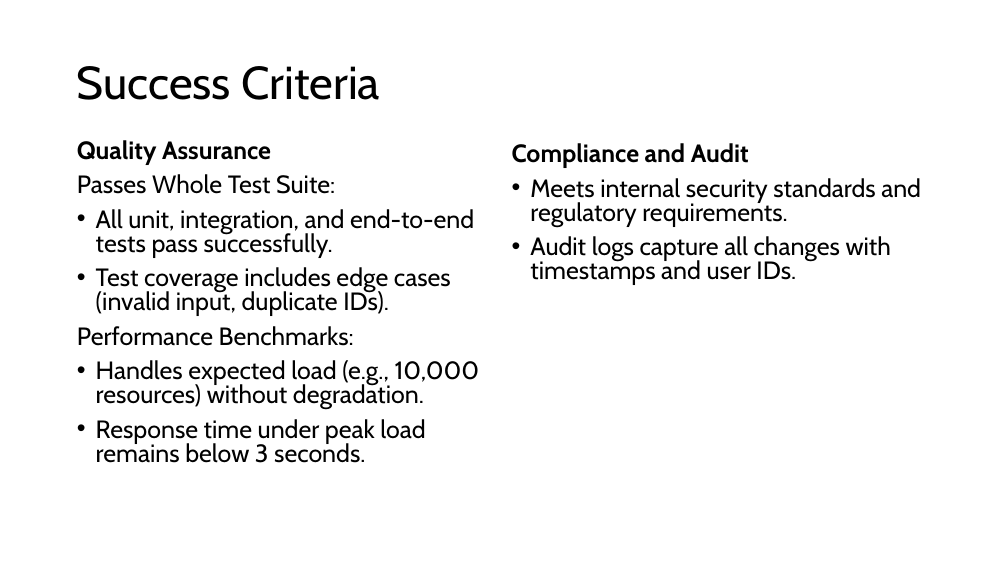
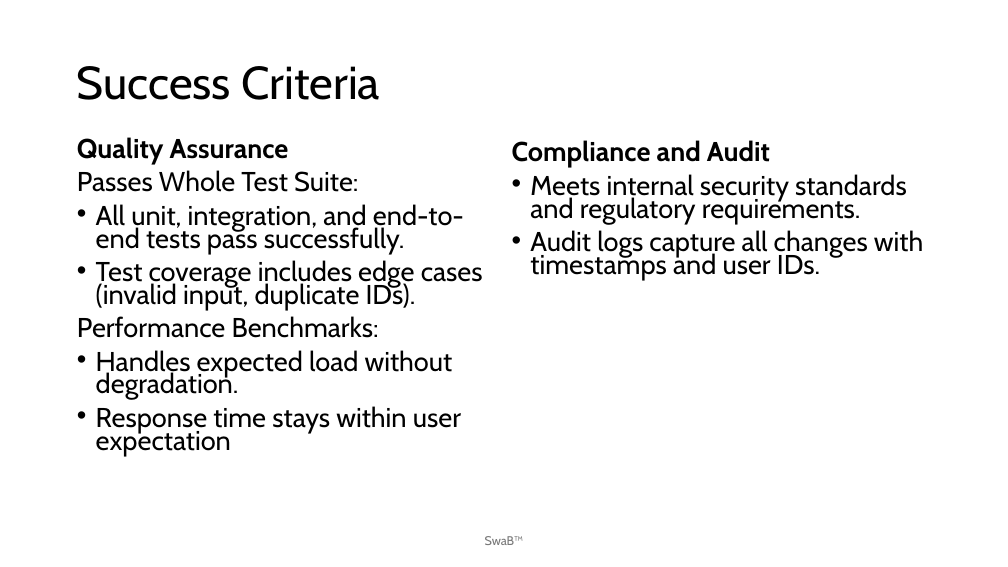
Before and after one commit to cwarstler24/NextGenTeamBlue, a slide deck: slide 15 of Documentation/Vision Document PowerPoint.pptx (slide 11 before the commit). Drawn at 1008x567 pixels with LibreOffice and Linux fonts; fonts in the diff are those of the drawing. Boxes give left, top, right and bottom in pixels: in the first picture for what was removed or moved away, otherwise in the second. Text is boxed around its words. In the diff, an @@ line names an element or a change of style, - is before the commit and + after.

```diff
--- a/Documentation/Vision Document PowerPoint.pptx
+++ b/Documentation/Vision Document PowerPoint.pptx
@@ text at [77,137,483,338]: size 23.8 to 25.9 pt in "Quality Assurance", "Passes Whole Test Suite:", "All unit, integration, and end-to-end tests pass ...", "Test coverage includes edge cases (invalid input, ..." and 1 more places; line spacing 0.8 to 0.7 @@
@@ text "Compliance and Audit" at [512,140,923,280]: size 23.8 to 25.9 pt; line spacing 0.8 to 0.7 @@
@@ text at [96,350,461,456]: text changed; size 23.8 to 25.9 pt @@
-• Handles expected load (e.g., 10,000 resources) without degradation.
-• Response time under peak load remains below 3 seconds.
+• Handles expected load without degradation.
+• Response time stays within user expectation
@@ text added at [485,536,524,545], 12 pt, text #797979 @@
+SwaB™
```
Also in this commit, not shown: 12 other slides changed, 5 slides added, 1 slide removed, 2 other files.
